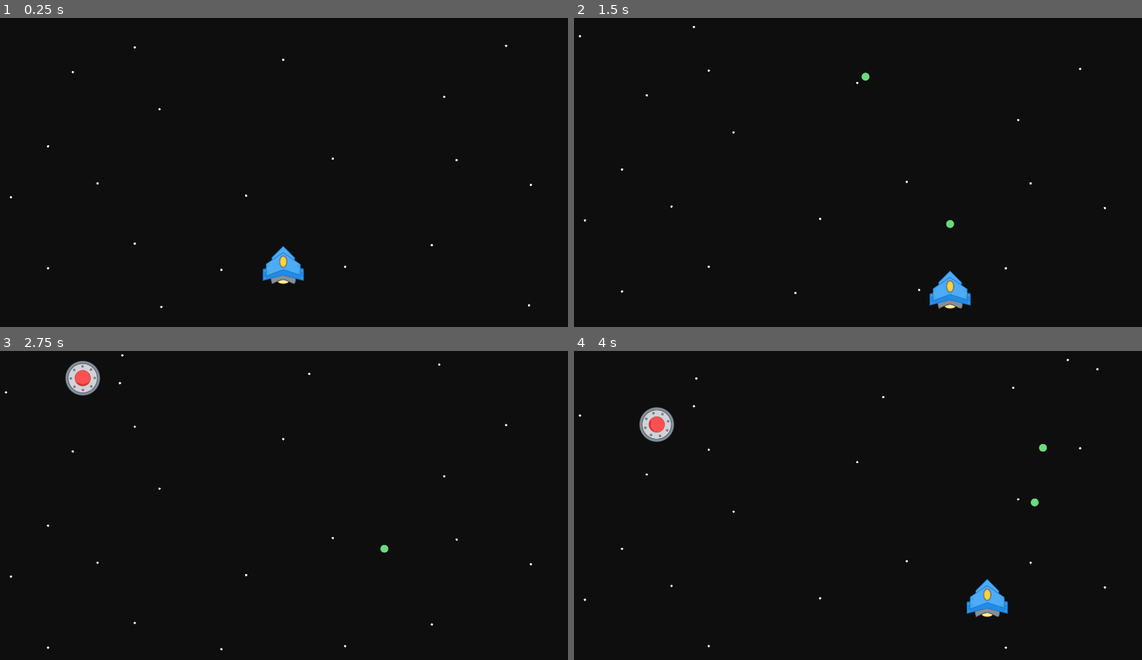
Above: before the commit, frames 1-4 (two rows, left to right).
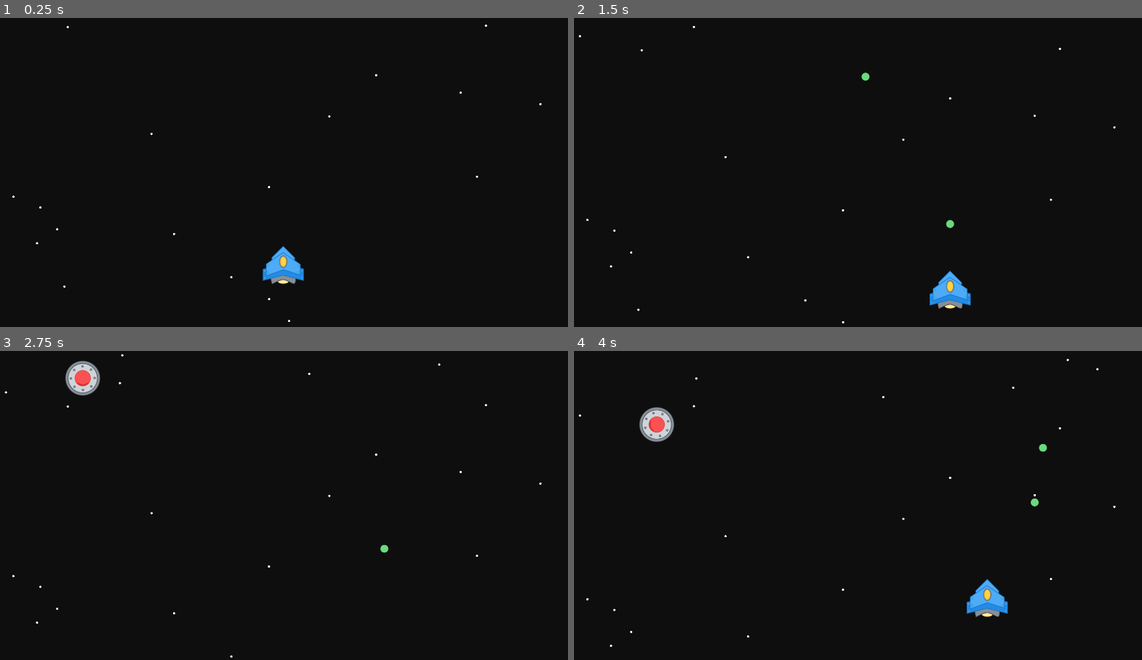
Above: after the commit, the same moments.

Repository: mromphf/nuke-ufos
Game: Godot game, scene res://scenes/main.tscn
Same seed, same stepped clock (60 frames per second), same inputs: the game is played once before the commit and once after it.
Inputs:
- Up to frame 1 (0.25 s): no input
- Up to frame 2 (1.5 s): hold D (move_right) 0.53-1.28 s; tap Space (fire) at 0.6, 1.35 s; hold S (move_down) from 1.28 s (still down)
- Up to frame 3 (2.75 s): release S (move_down) at 2.03 s; hold D (move_right) from 2.03 s (still down); tap Space (fire) at 2.1 s
- Up to frame 4 (4 s): release D (move_right) at 2.78 s; hold W (move_up) 2.78-3.53 s; tap Space (fire) at 2.85, 3.6 s; hold Left (move_left) from 3.53 s (still down)

The runs differ from the first frame. In frame 1, 0.1% of the frame differs, in the area x 1-96%, y 2-99%; in frame 2, 0.1%; in frame 3, 0.1%; in frame 4, less than 0.1%.

Commit message:
Generate stars instead of hard-coding in scene.

Diff:
--- a/scenes/background.tscn
+++ b/scenes/background.tscn
@@ -34,66 +34,4 @@
 wait_time = 0.5
 autostart = true
 
-[node name="Stars" type="Node2D" parent="."]
-
-[node name="star1" parent="Stars" instance=ExtResource("1_jlesr")]
-position = Vector2(960, 120)
-
-[node name="star2" parent="Stars" instance=ExtResource("1_jlesr")]
-position = Vector2(560, 280)
-
-[node name="star3" parent="Stars" instance=ExtResource("1_jlesr")]
-position = Vector2(1120, 440)
-
-[node name="star4" parent="Stars" instance=ExtResource("1_jlesr")]
-position = Vector2(1480, 240)
-
-[node name="star5" parent="Stars" instance=ExtResource("1_jlesr")]
-position = Vector2(360, 520)
-
-[node name="star6" parent="Stars" instance=ExtResource("1_jlesr")]
-position = Vector2(200, 400)
-
-[node name="star7" parent="Stars" instance=ExtResource("1_jlesr")]
-position = Vector2(280, 160)
-
-[node name="star8" parent="Stars" instance=ExtResource("1_jlesr")]
-position = Vector2(1760, 525)
-
-[node name="star9" parent="Stars" instance=ExtResource("1_jlesr")]
-position = Vector2(1440, 720)
-
-[node name="star10" parent="Stars" instance=ExtResource("1_jlesr")]
-position = Vector2(760, 800)
-
-[node name="star11" parent="Stars" instance=ExtResource("1_jlesr")]
-position = Vector2(840, 560)
-
-[node name="star12" parent="Stars" instance=ExtResource("1_jlesr")]
-position = Vector2(200, 795)
-
-[node name="star13" parent="Stars" instance=ExtResource("1_jlesr")]
-position = Vector2(480, 715)
-
-[node name="star14" parent="Stars" instance=ExtResource("1_jlesr")]
-position = Vector2(80, 565)
-
-[node name="star15" parent="Stars" instance=ExtResource("1_jlesr")]
-position = Vector2(480, 80)
-
-[node name="star16" parent="Stars" instance=ExtResource("1_jlesr")]
-position = Vector2(566, 920)
-
-[node name="star17" parent="Stars" instance=ExtResource("1_jlesr")]
-position = Vector2(1754, 915)
-
-[node name="star18" parent="Stars" instance=ExtResource("1_jlesr")]
-position = Vector2(1160, 790)
-
-[node name="star19" parent="Stars" instance=ExtResource("1_jlesr")]
-position = Vector2(1520, 445)
-
-[node name="star20" parent="Stars" instance=ExtResource("1_jlesr")]
-position = Vector2(1680, 75)
-
 [connection signal="timeout" from="StarTimer" to="." method="_tick"]
--- a/scripts/background.gd
+++ b/scripts/background.gd
@@ -1,6 +1,7 @@
 extends Node2D
 
 @export var star_scene: PackedScene
+var _NUM_STARS = 20
 
 func _tick():
 	$StarPath/StarSpawn.progress = randi()
@@ -9,3 +10,14 @@
 	star.position = $StarPath/StarSpawn.position
 
 	add_child(star)
+
+
+func _ready():
+	var screen_size = get_viewport_rect().size
+
+	for x in range(0, _NUM_STARS):
+		var star = star_scene.instantiate()
+		star.position = Vector2( \
+			randf_range(0, screen_size.x), \
+			randf_range(0, screen_size.y))
+		add_child(star)
